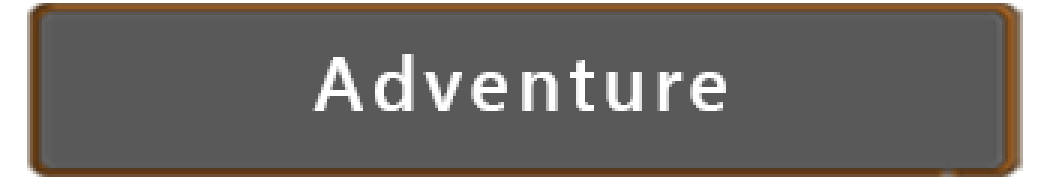
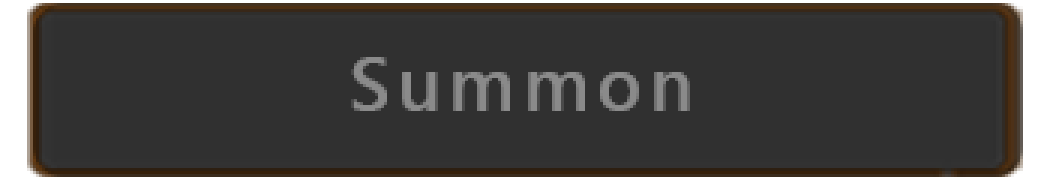
Before/after of a (1050, 180) layered artwork. What changed in the layer stack:
showed "Rectangle arrondi 6" over [33, 3, 1023, 177]
renamed "Adventure" to "Summon", painted on it over [312, 54, 726, 111]
